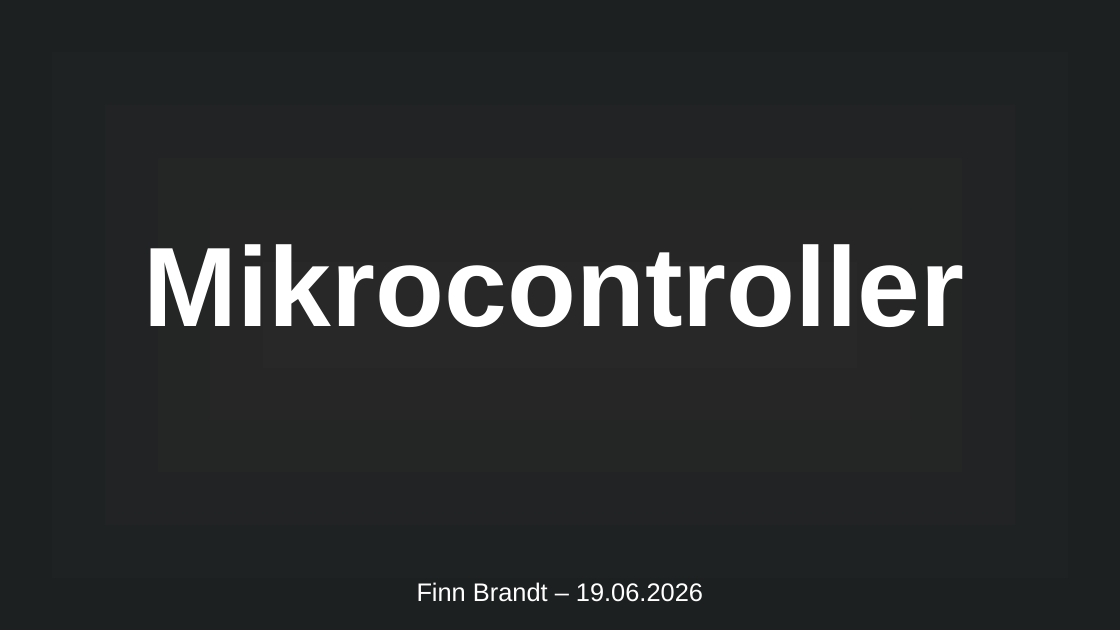
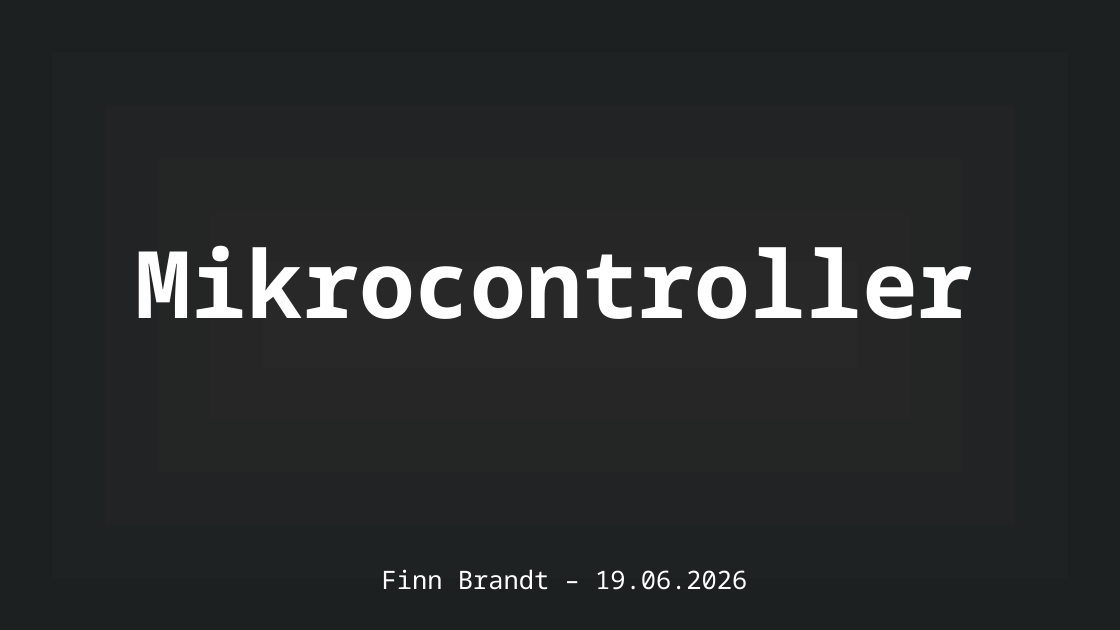
Before and after one commit to MuffinKran24/IMP_GFS, a slide deck: slide 1 of Mikrocontroller_GFS.odp. Drawn at 1120x630 pixels with LibreOffice and Linux fonts; fonts in the diff are those of the drawing. Boxes give left, top, right and bottom in pixels: in the first picture for what was removed or moved away, otherwise in the second. Text is boxed around its words. In the diff, an @@ line names an element or a change of style, - is before the commit and + after.

```diff
--- a/Mikrocontroller_GFS.odp
+++ b/Mikrocontroller_GFS.odp
@@ title "Mikrocontroller": place and size @@
-title "Mikrocontroller" at [144,244,965,327]
+title "Mikrocontroller" at [136,245,974,319]
@@ title "Mikrocontroller" at [136,245,974,319]: size 80 to 66 pt, font Arial to Noto Sans Mono @@
@@ text "Finn Brandt – 19.06.2026": place and size @@
-text "Finn Brandt – 19.06.2026" at [417,582,703,602]
+text "Finn Brandt – 19.06.2026" at [382,569,747,590]
@@ text "Finn Brandt – 19.06.2026" at [382,569,747,590]: font Arial to Noto Sans Mono; alignment left to centre @@
```
Also in this commit, not shown: 24 other slides changed, 1 slide added, 6 other files.
